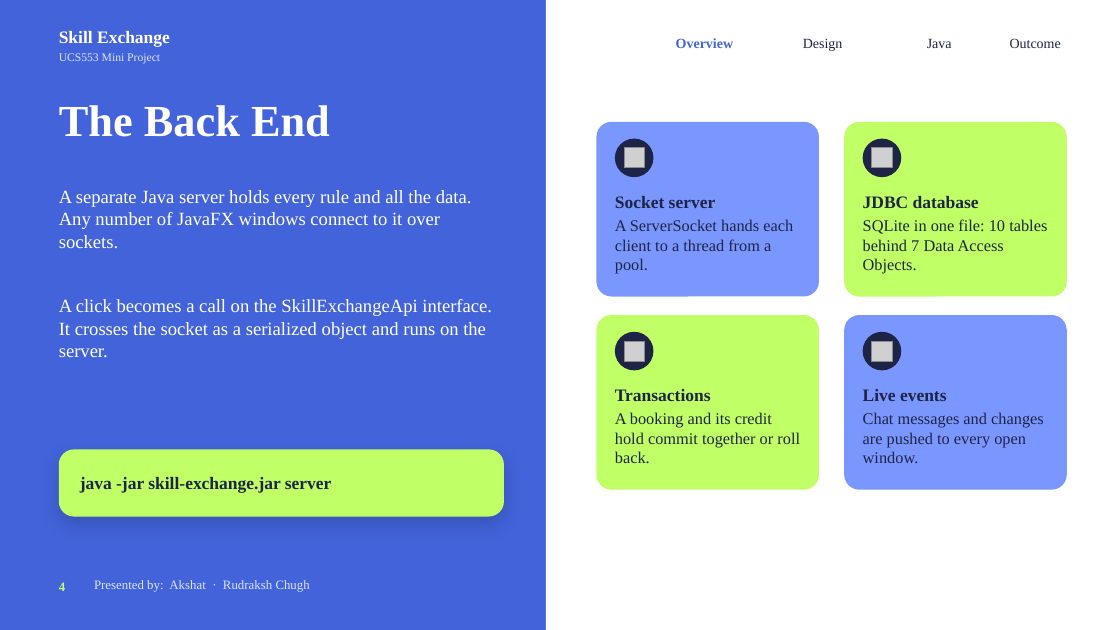
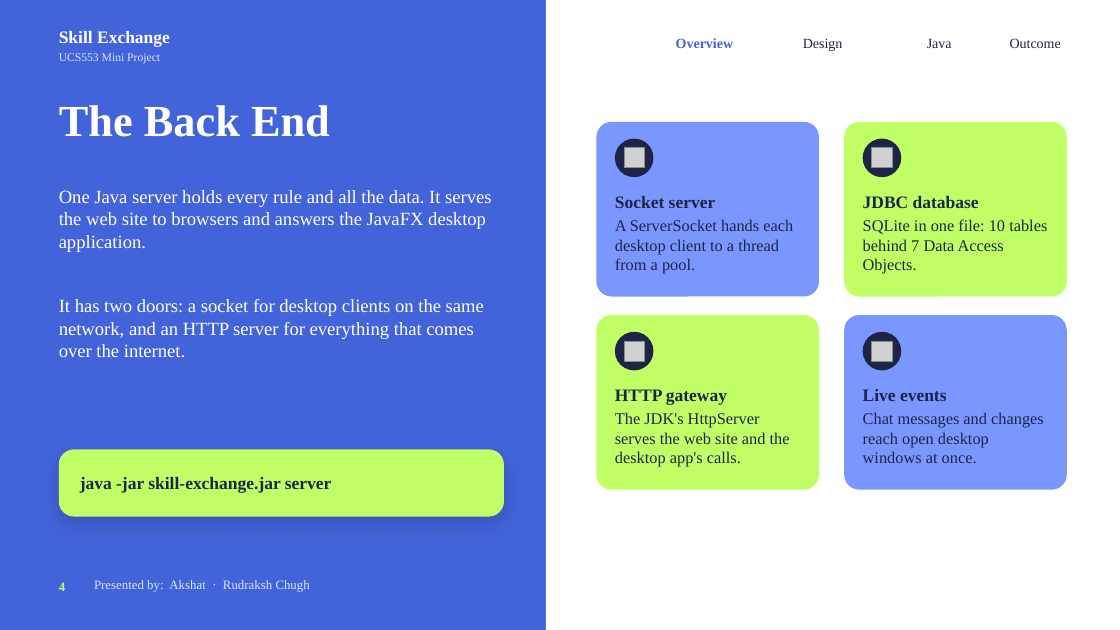
Before and after one commit to RudrakshChugh/JavaProject, a slide deck: slide 4 of Project Presentation.pptx. Drawn at 1120x630 pixels with LibreOffice and Linux fonts; fonts in the diff are those of the drawing; grey boxes stand for pictures; background and template pictures are left out. Boxes give left, top, right and bottom in pixels: in the first picture for what was removed or moved away, otherwise in the second. Text is boxed around its words. In the diff, an @@ line names an element or a change of style, - is before the commit and + after.

Commit message:
Update the presentation: web site, hosting, two front ends over one server

```diff
--- a/Project Presentation.pptx
+++ b/Project Presentation.pptx
@@ text at [59, 190, 491, 252]: text changed @@
-A separate Java server holds every rule and all the data. Any number of JavaFX windows connect to it over sockets.
+One Java server holds every rule and all the data. It serves the web site to browsers and answers the JavaFX desktop application.
@@ text at [615, 219, 793, 274]: text changed @@
-A ServerSocket hands each client to a thread from a pool.
+A ServerSocket hands each desktop client to a thread from a pool.
@@ text at [59, 299, 484, 357]: text changed @@
-A click becomes a call on the SkillExchangeApi interface. It crosses the socket as a serialized object and runs on the server.
+It has two doors: a socket for desktop clients on the same network, and an HTTP server for everything that comes over the internet.
@@ text at [615, 389, 790, 467]: text changed @@
-Transactions
-A booking and its credit hold commit together or roll back.
+HTTP gateway
+The JDK's HttpServer serves the web site and the desktop app's calls.
@@ text at [863, 412, 1044, 463]: text changed @@
-Chat messages and changes are pushed to every open window.
+Chat messages and changes reach open desktop windows at once.
```
Also in this commit, not shown: 13 other slides changed, 1 slide added.
